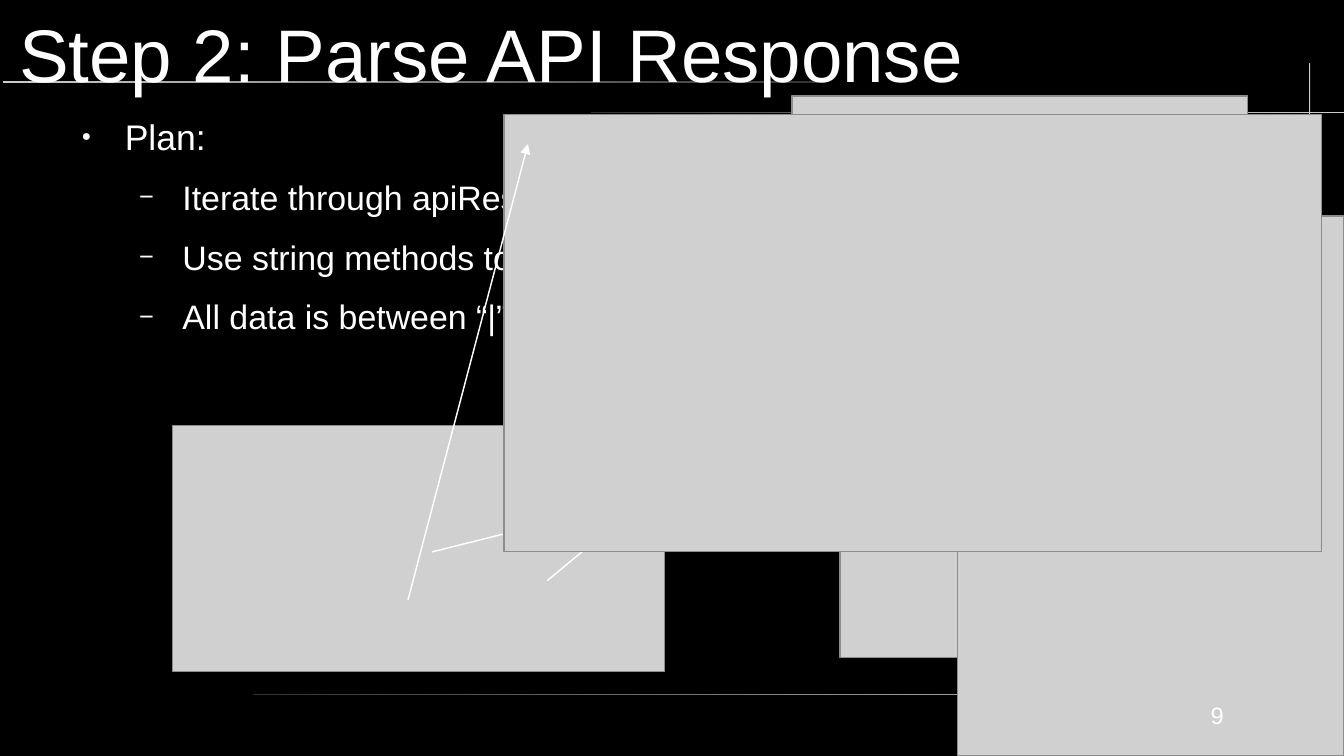
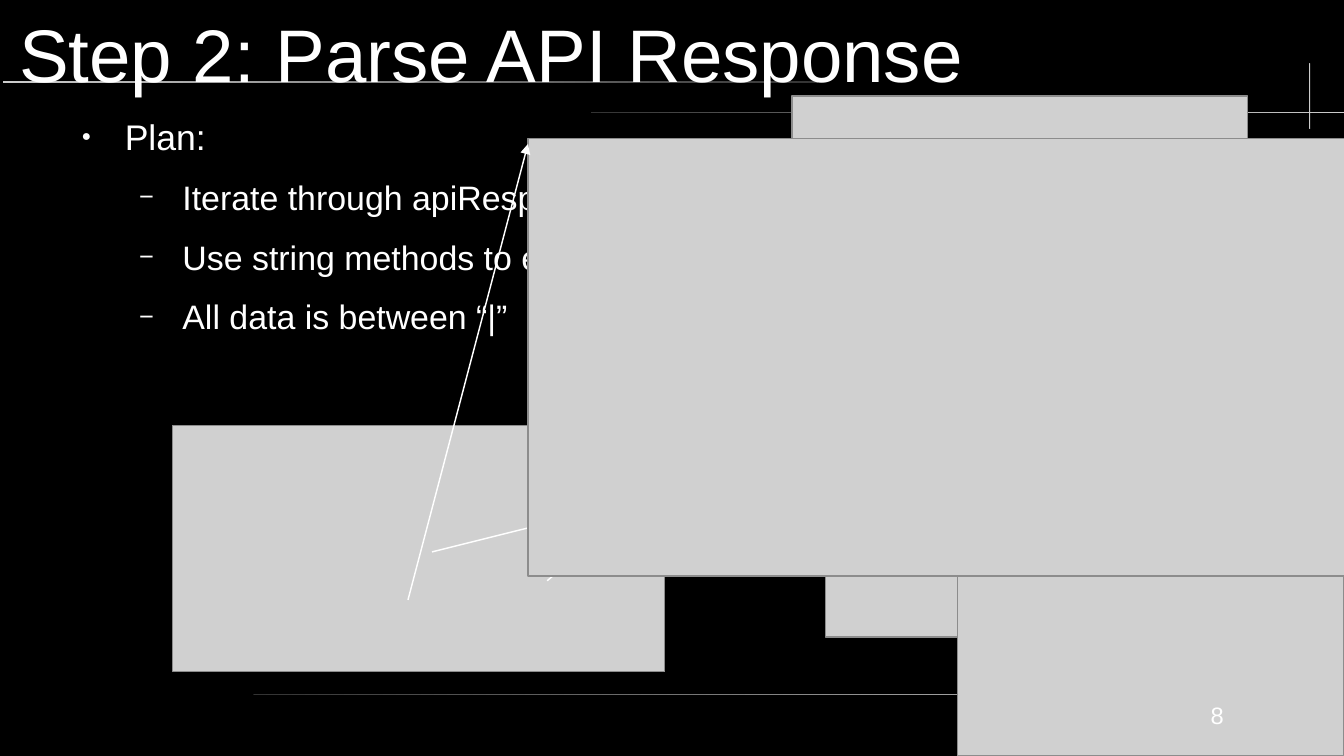
Before and after one commit to KWaloen/tc39_proposals_project, a slide deck: slide 8 of Data Analysis/Presentation/JS Proposals Project.odp (slide 9 before the commit). Drawn at 1344x756 pixels with LibreOffice and Linux fonts; fonts in the diff are those of the drawing; grey boxes stand for pictures. Boxes give left, top, right and bottom in pixels: in the first picture for what was removed or moved away, otherwise in the second. Text is boxed around its words. In the diff, an @@ line names an element or a change of style, - is before the commit and + after.

```diff
--- a/Data Analysis/Presentation/JS Proposals Project.odp
+++ b/Data Analysis/Presentation/JS Proposals Project.odp
@@ picture: place and size @@
-picture at box(504, 115, 1322, 552)
+picture at box(528, 139, 1344, 577)
@@ picture: place and size @@
-picture at box(840, 432, 1159, 657)
+picture at box(826, 432, 1162, 637)
@@ page number at box(1211, 708, 1224, 724): text changed @@
-9
+8
```
Also in this commit, not shown: 3 other slides changed, 2 slides added, 1 slide removed, 1 other file.
